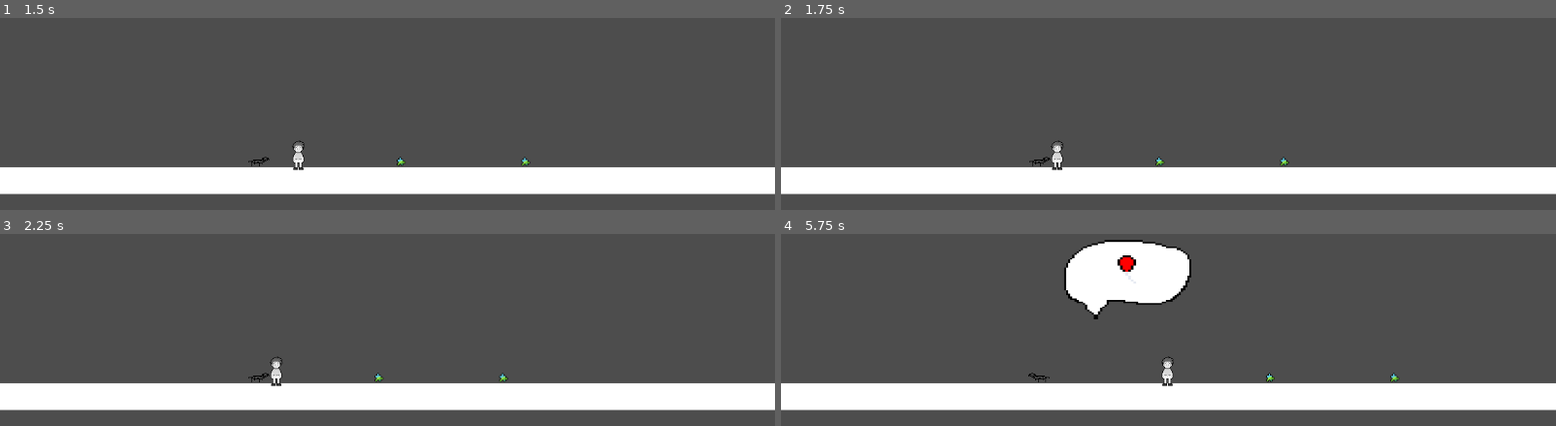
Above: before the commit, frames 1-4 (two rows, left to right).
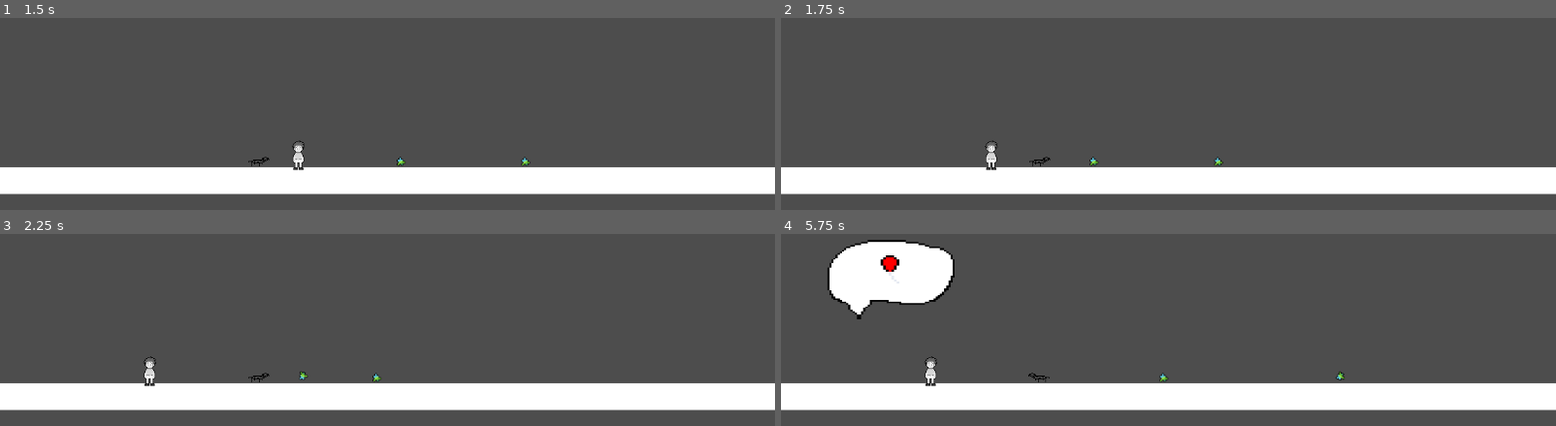
Above: after the commit, the same moments.

Repository: antonin-tarrade/SausageSerenity
Game: Godot game, scene res://Scenes/main.tscn
Two runs of this game, one before a commit and one after it. Both use one fixed random seed, a clock stepped at 60 frames per second and the inputs below. The engine's default icon, where the game draws it, is replaced by a stand-in: a white triangle on a blue panel in a dark square.
Inputs:
- Up to frame 1 (1.5 s): tap Enter at 0.5 s; hold Q (extend) 0.53-1.28 s; hold Right (ui_right) from 0.53 s (still down); tap Up (ui_up) at 0.77 s; tap Space at 1.25 s; tap W (charger) at 1.35 s
- Up to frame 2 (1.75 s): keep holding Right (ui_right); tap Up (ui_up) at 1.52 s; tap Q (extend) at 1.55 s
- Up to frame 3 (2.25 s): tap Enter at 2 s; release Right (ui_right) at 2.03 s; hold Left (ui_left) from 2.03 s (still down); hold Q (extend) from 2.03 s (still down)
- Up to frame 4 (5.75 s): tap Space at 2.75 s; release Left (ui_left) at 2.78 s; release Q (extend) at 2.78 s; hold Right (ui_right) 2.78-4.28 s; tap E (interact) at 2.85 s; tap Up (ui_up) at 3.02, 3.77, 4.52 s; tap Q (extend) at 3.05, 4.55 s; hold Q (extend) 3.53-4.28 s; tap Enter at 4.25 s; hold Left (ui_left) 4.28-5.03 s; tap W (charger) at 4.35 s; hold Right (ui_right) from 5.03 s (still down); hold Q (extend) from 5.03 s (still down)

Frame 1 is identical in both runs. In frame 2, 0.5% of the frame differs, in the area x 26-66%, y 63-80%; in frame 3, 0.4%; in frame 4, 10%, in the area x 6-80%, y 3-80%.

Commit message:
correction mineur return

Diff:
--- a/Scenes/Personnage.tscn
+++ b/Scenes/Personnage.tscn
@@ -16,6 +16,9 @@
 [ext_resource type="Script" path="res://Scripts/Missions/Mission_casser_tout.gd" id="13_dcrqu"]
 [ext_resource type="Script" path="res://Scripts/Missions/Mission_cle.gd" id="14_5jg5n"]
 [ext_resource type="Script" path="res://Scripts/Missions/Mission_ballon_appart.gd" id="15_5vapg"]
+[ext_resource type="Script" path="res://Scripts/Missions/Mission_douche.gd" id="16_glp5m"]
+[ext_resource type="Script" path="res://Scripts/Missions/Mission_ballon_immeuble.gd" id="17_4gfa6"]
+[ext_resource type="Script" path="res://Scripts/Missions/Mission_ballon_eau.gd" id="18_q2f1u"]
 
 [sub_resource type="ShaderMaterial" id="ShaderMaterial_nj0fj"]
 resource_local_to_scene = true
@@ -67,6 +70,7 @@
 nom = "Godoto"
 
 [node name="Requete" type="Sprite2D" parent="."]
+visible = false
 position = Vector2(-62.7573, -149.458)
 scale = Vector2(0.394822, 0.300292)
 texture = ExtResource("4_ypdur")
@@ -95,6 +99,16 @@
 [node name="MissionBallonAppart" parent="Requete/Missions" instance=ExtResource("5_u25ct")]
 script = ExtResource("15_5vapg")
 
+[node name="MissionDouche" parent="Requete/Missions" instance=ExtResource("5_u25ct")]
+script = ExtResource("16_glp5m")
+
+[node name="MissionBallonImmeuble" parent="Requete/Missions" instance=ExtResource("5_u25ct")]
+scale = Vector2(100, 100)
+script = ExtResource("17_4gfa6")
+
+[node name="MissionBallonEau" parent="Requete/Missions" instance=ExtResource("5_u25ct")]
+script = ExtResource("18_q2f1u")
+
 [node name="AnimationTree" type="AnimationTree" parent="."]
 root_node = NodePath("../..")
 tree_root = SubResource("AnimationNodeStateMachine_i7jeo")
@@ -120,9 +134,9 @@
 shape = SubResource("CircleShape2D_n8ilb")
 
 [node name="PersonnageBody" type="StaticBody2D" parent="."]
-position = Vector2(1.0842e-19, 4)
+position = Vector2(0, 4)
 scale = Vector2(3.71059, 3.99725)
-collision_layer = 5
+collision_layer = 4
 script = ExtResource("10_2e1yv")
 metadata/_edit_group_ = true
 
--- a/Scripts/Missions/Mission_ballon_appart.gd
+++ b/Scripts/Missions/Mission_ballon_appart.gd
@@ -2,8 +2,4 @@
 
 func verifier(personnage : Personnage) -> bool :
 	print("ballon appart")
-	var objets_autour = personnage.regarder_autour_objets()
-	for obj in objets_autour :
-		if (obj.get_id() == "ballon_appart"):
-			return true
-	return false
+	return personnage.regarder_objet_present("ballon_appart")
--- /dev/null
+++ b/Scripts/Missions/Mission_ballon_eau.gd
@@ -0,0 +1,10 @@
+extends Sprite2D
+
+var touche : bool = false
+
+func verifier(personnage : Personnage) -> bool :
+	print("ballon eau")
+	return touche
+
+func _on_lancer():
+	pass
--- a/Scripts/Missions/Mission_ballon_immeuble.gd
+++ b/Scripts/Missions/Mission_ballon_immeuble.gd
@@ -2,8 +2,4 @@
 
 func verifier(personnage : Personnage) -> bool :
 	print("ballon immeuble")
-	var objets_autour = personnage.regarder_autour_objets()
-	for obj in objets_autour :
-		if (obj.get_id() == "ballon_immeuble"):
-			return true
-	return false
+	return personnage.regarder_objet_present("ballon_immeuble")
--- a/Scripts/Missions/Mission_baudruche.gd
+++ b/Scripts/Missions/Mission_baudruche.gd
@@ -2,9 +2,4 @@
 
 func verifier(personnage : Personnage) -> bool :
 	print("baudruche")
-	var objets_autour = personnage.regarder_autour_objets()
-
-	for obj in objets_autour :
-		if (obj.get_id() == "baudruche"):
-			return true
-	return false
+	return personnage.regarder_objet_present("baudruche")
--- a/Scripts/Missions/Mission_casser_tout.gd
+++ b/Scripts/Missions/Mission_casser_tout.gd
@@ -4,6 +4,7 @@
 var nbObjet : int = 3
 
 func verifier(personnage : Personnage) -> bool :
+	print("faut tout casser")
 	return (nbObjetCasse==3)
 
 func _on_objet_casse():
--- a/Scripts/Missions/Mission_cle.gd
+++ b/Scripts/Missions/Mission_cle.gd
@@ -2,9 +2,4 @@
 
 func verifier(personnage : Personnage) -> bool :
 	print("cle")
-	var objets_autour = personnage.regarder_autour_objets()
-
-	for obj in objets_autour :
-		if (obj.get_id() == "cle"):
-			return true
-	return false
+	return personnage.regarder_objet_present("cle")
--- /dev/null
+++ b/Scripts/Missions/Mission_douche.gd
@@ -0,0 +1,5 @@
+extends Sprite2D
+
+func verifier(personnage : Personnage) -> bool :
+	print("douche")
+	return personnage.regarder_objet_present("douche")
--- a/Scripts/Missions/Mission_rose.gd
+++ b/Scripts/Missions/Mission_rose.gd
@@ -2,5 +2,4 @@
 
 func verifier(personnage : Personnage) -> bool :
 	print("rose")
-	personnage.regarder_objet_present("rose")
-	return false
+	return personnage.regarder_objet_present("rose")
--- a/Scripts/Personnage.gd
+++ b/Scripts/Personnage.gd
@@ -29,7 +29,6 @@
 	for mission in missions:
 		mission.visible = false
 
-	#_on_aboiement()
 
 
 func _on_aboiement():
@@ -78,7 +77,6 @@
 	missions[current_mission].visible = false;
 	if (etat == ETATS.parle) :
 		etat = ETATS.triste
-	#_on_aboiement()
 
 func set_etat(et):
 	etat = et
Not shown: 1 places in Scenes/Personnage.tscn that only renumber resources
